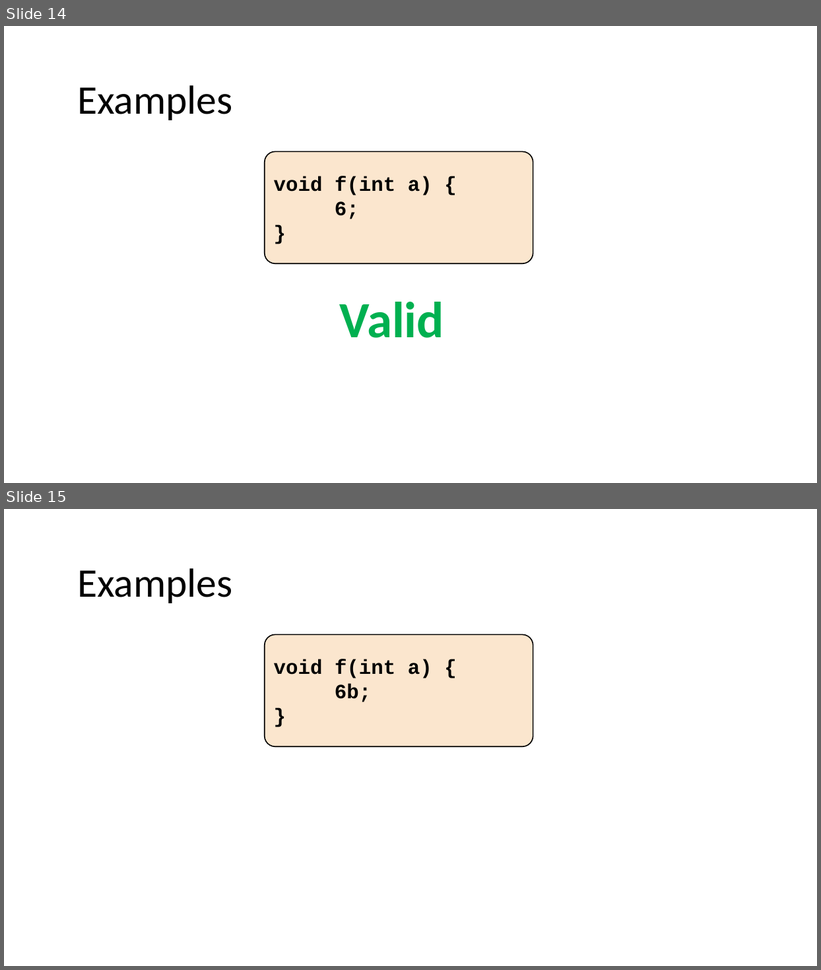
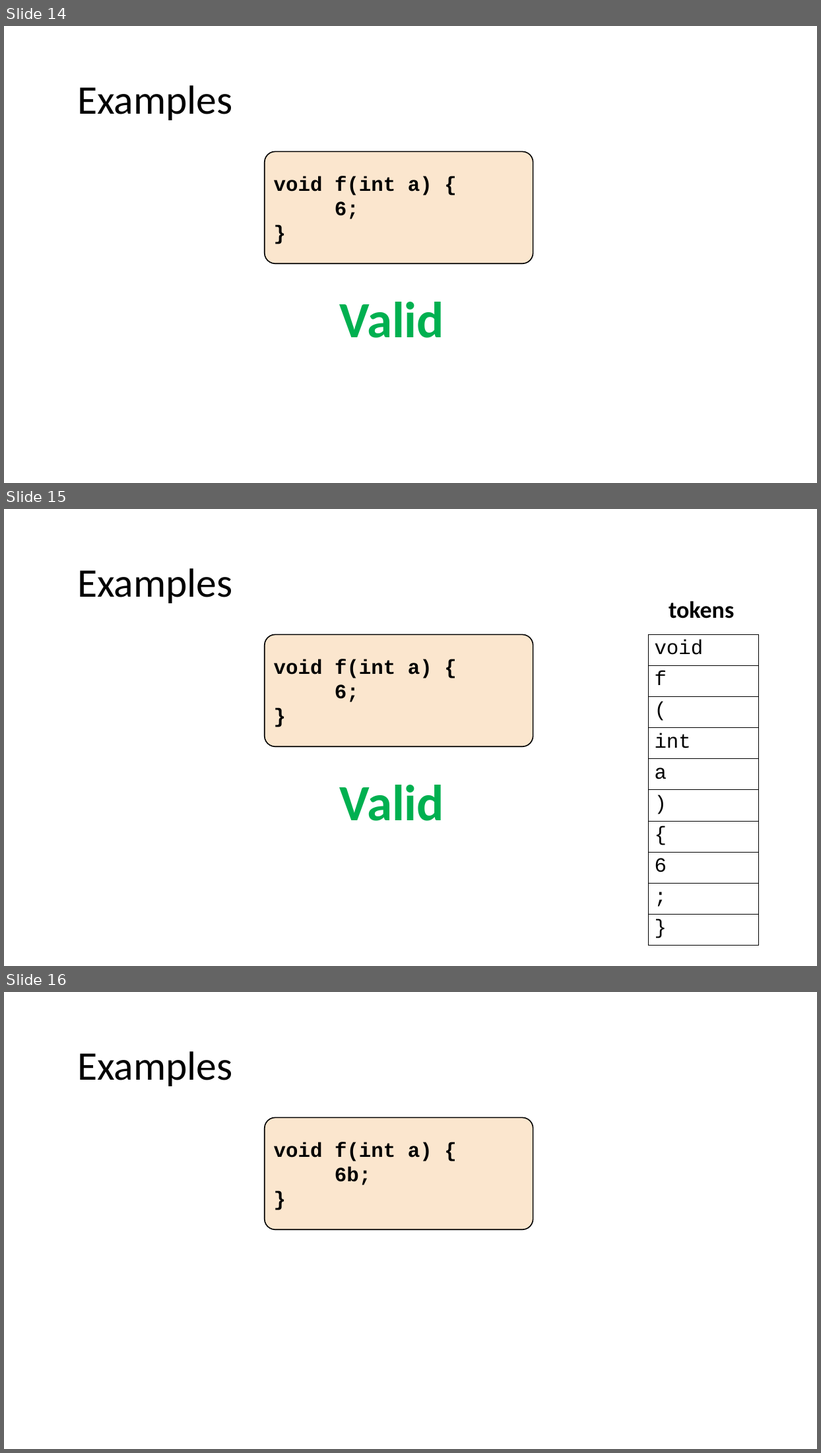
Before and after one commit to nivshani/compilation, a slide deck: new_slides/lexical_analysis.pptx. Shown one above the other, each under a label of ours: slides 14 and 15 before the commit, slides 14, 15 and 16 after it. The pictures are 821x970 and 821x1453 pixels, drawn with LibreOffice and Linux fonts; fonts in the diff are those of the drawing. Boxes give left, top, right and bottom in pixels: in the first picture for what was removed or moved away, otherwise in the second. Text is boxed around its words. In the diff, an @@ line names an element or a change of style, - is before the commit and + after.

```diff
--- a/new_slides/lexical_analysis.pptx
+++ b/new_slides/lexical_analysis.pptx
@@ slide 15 added at box(4, 509, 817, 966), background #FFFFFF @@
@@ text added at box(77, 568, 232, 603), 48 pt, text #000000 @@
+Examples
@@ text added at box(669, 601, 734, 619), 28 pt, text #000000, bold @@
+tokens
@@ rounded rectangle added at box(265, 634, 533, 747), fill #FBE6CE, outline #000000 1.25 pt, 24 pt, text #000000, bold @@
+void f(int a) {
+6;
+}
@@ table added at box(649, 634, 759, 946), 10 rows, 1 columns @@
+void
+f
+(
+int
+a
+)
+{
+6
+;
+}
@@ text added at box(340, 785, 444, 821), 60 pt, text #00B050, bold @@
+Valid
@@ what was slide 15 is now slide 16 @@
```
Also in this commit, not shown: 9 slides changed, 1 other file.
